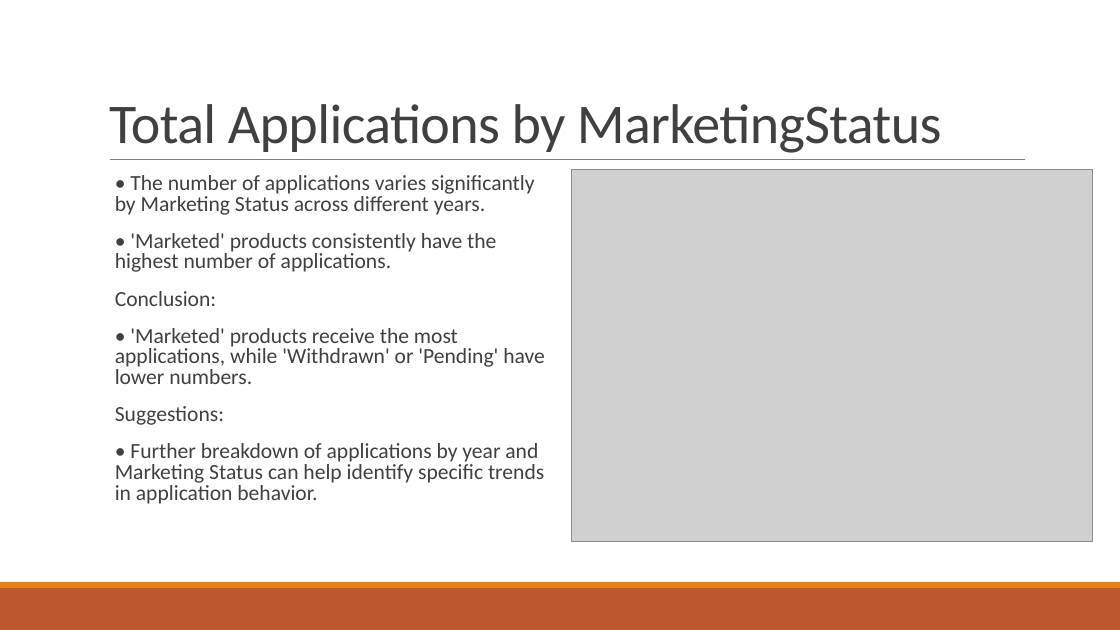
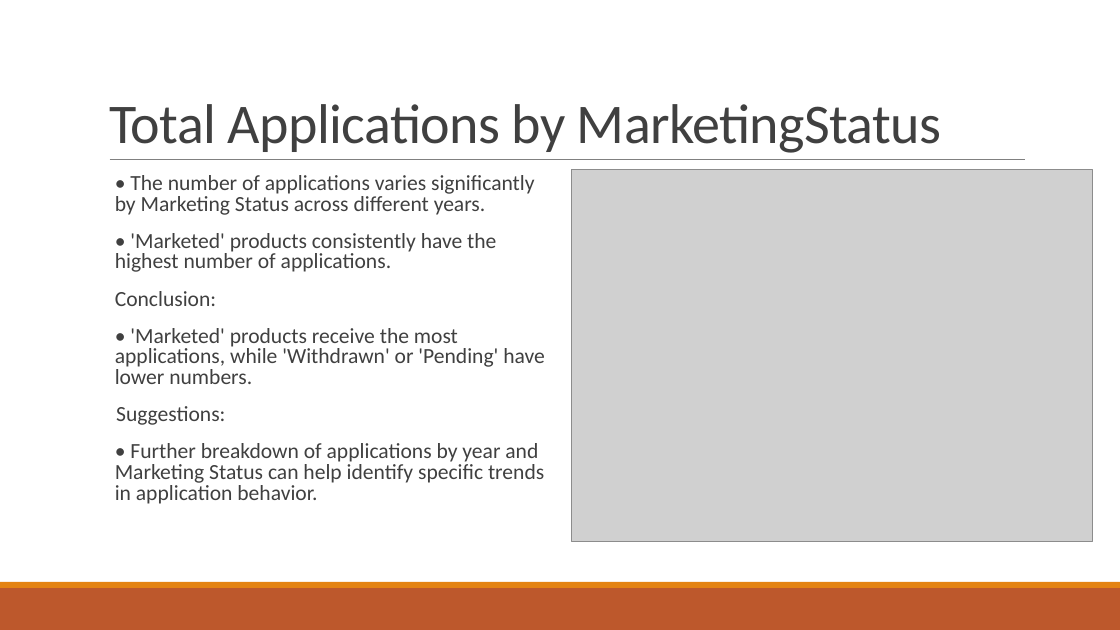
Before and after one commit to itsmir24/U.S.-Food-and-Drug-Administration-FDA-, a slide deck: slide 5 of FDA Analysis & Insights.pptx. Drawn at 1120x630 pixels with LibreOffice and Linux fonts; fonts in the diff are those of the drawing; grey boxes stand for pictures. Boxes give left, top, right and bottom in pixels: in the first picture for what was removed or moved away, otherwise in the second. Text is boxed around its words. In the diff, an @@ line names an element or a change of style, - is before the commit and + after.

```diff
--- a/FDA Analysis & Insights.pptx
+++ b/FDA Analysis & Insights.pptx
@@ text at box(116, 406, 225, 425): bullet   to none @@
```
Also in this commit, not shown: 1 other slide changed, 1 other file.
